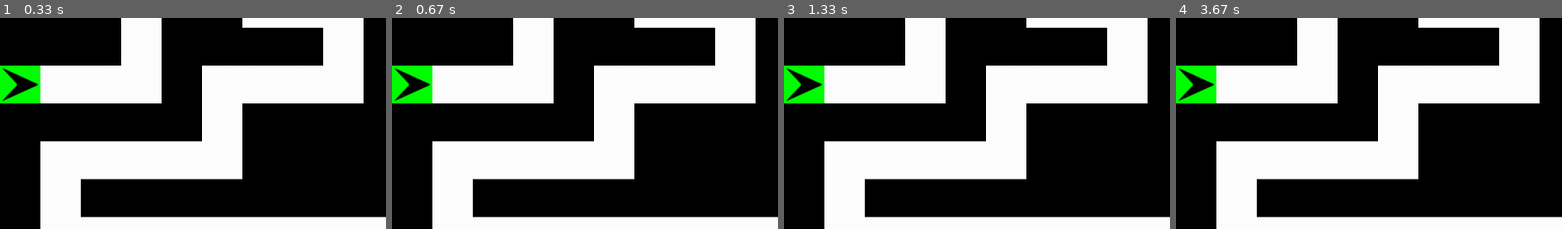
Above: before the commit, frames 1-4 (left to right).
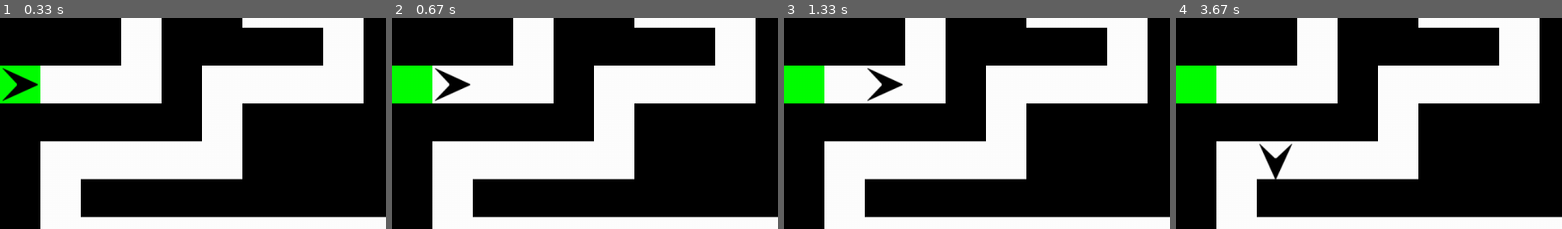
Above: after the commit, the same moments.

Repository: KekToor/mazepygame
Game: pygame game, started from main.py
Two runs of this game, one before a commit and one after it. Both use one fixed random seed, a clock stepped at 60 frames per second and the inputs below.
Inputs:
- Up to frame 1 (0.33 s): no input
- Up to frame 2 (0.67 s): tap Space at 0.33 s
- Up to frame 3 (1.33 s): tap Space at 0.67 s
- Up to frame 4 (3.67 s): hold W 1.5-1.97 s; hold D 2-2.47 s; hold A 2.5-3.03 s; hold Space 3.07-3.37 s; hold S 3.07-3.37 s; hold S from 3.4 s (still down); tap Space at 3.47 s
The pictures show only the part of the screen within x 0-50%, y 35-85%; the shares and areas given below are measured in that part.

Frame 1 is identical in both runs. In frame 2, 1.0% of the frame differs, in the area x 0-21%, y 23-40%; in frame 3, 1.0%; in frame 4, 1.1%, in the area x 0-31%, y 23-77%.

Commit message:
V0.2 - Pohyb, zatím bez omezení

Diff:
--- a/main.py
+++ b/main.py
@@ -49,8 +49,9 @@
 
     def redraw(self):
         for square in self.squares:
-            print(square.color, square.width, square.height, square.x, square.y)
+            # print(square.color, square.width, square.height, square.x, square.y)
             square.draw()
+        # self.arrow.posX += 2
         self.arrow.draw()
         pygame.display.update()
 
@@ -59,18 +60,52 @@
             if val in row:
                 arrow = Arrow(self.screen, (row.index(val)) * self.default_width, index * self.default_height)
                 return arrow
+
+    def move(self, direction):
+        print(direction)
+        if direction == 0:
+            self.arrow.posX += self.default_width
+        if direction == 1:
+            self.arrow.posY += self.default_height
+        if direction == 2:
+            self.arrow.posX -= self.default_width
+        if direction == 3:
+            self.arrow.posY -= self.default_height
+
+    def rotate(self, posNew, posOld):
+        angle = (posOld - posNew) * 90
+        self.arrow.source = pygame.transform.rotate(self.arrow.source, angle)
+        self.screen.blit(self.arrow.source, (self.arrow.posX, self.arrow.posY))
+
+
 game = Game()
 
+facing = 0
+
+# 0 - vpravo; 1 - dolů; 2 - vlevo; 3 - nahoru
 
 while Run:
     clock.tick(game.FPS)
-    # keys = pygame.key.get_pressed()
-    # if keys[pygame.K_LEFT]:
+    keys = pygame.key.get_pressed()
+    if keys[pygame.K_d] and facing != 0:
+        game.rotate(0, facing)
+        facing = 0
+    elif keys[pygame.K_s] and facing != 1:
+        game.rotate(1, facing)
+        facing = 1
+    elif keys[pygame.K_a] and facing != 2:
+        game.rotate(2, facing)
+        facing = 2
+    elif keys[pygame.K_w] and facing != 3:
+        game.rotate(3, facing)
+        facing = 3
+
     for event in pygame.event.get():
         if event.type == pygame.QUIT:
             Run = False
         elif event.type == pygame.KEYDOWN:
             if event.key == pygame.K_ESCAPE:
                 Run = False
+            elif event.key == pygame.K_SPACE:
+                game.move(facing)
     game.redraw()
-    #     self.sipka = self.findstart(2)
